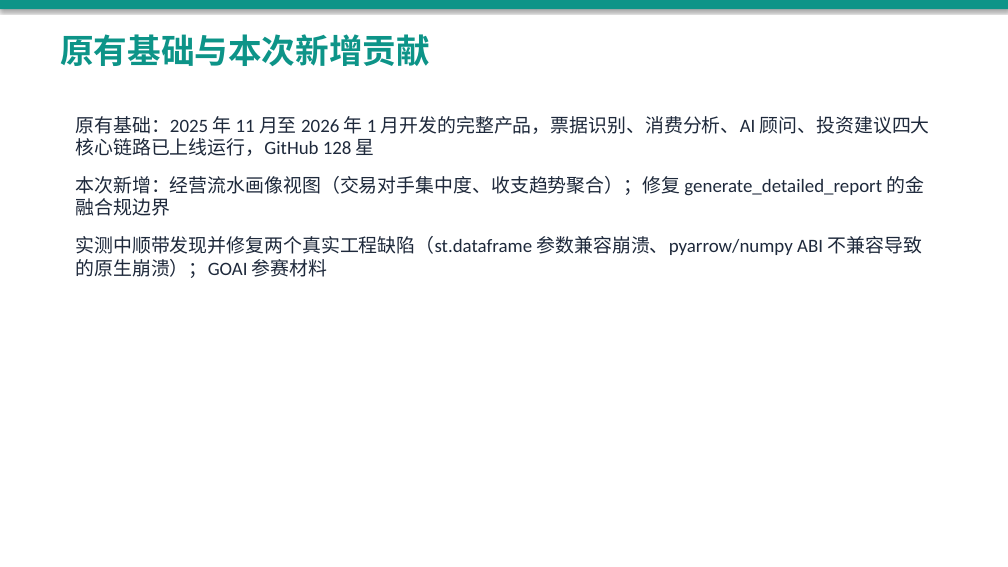
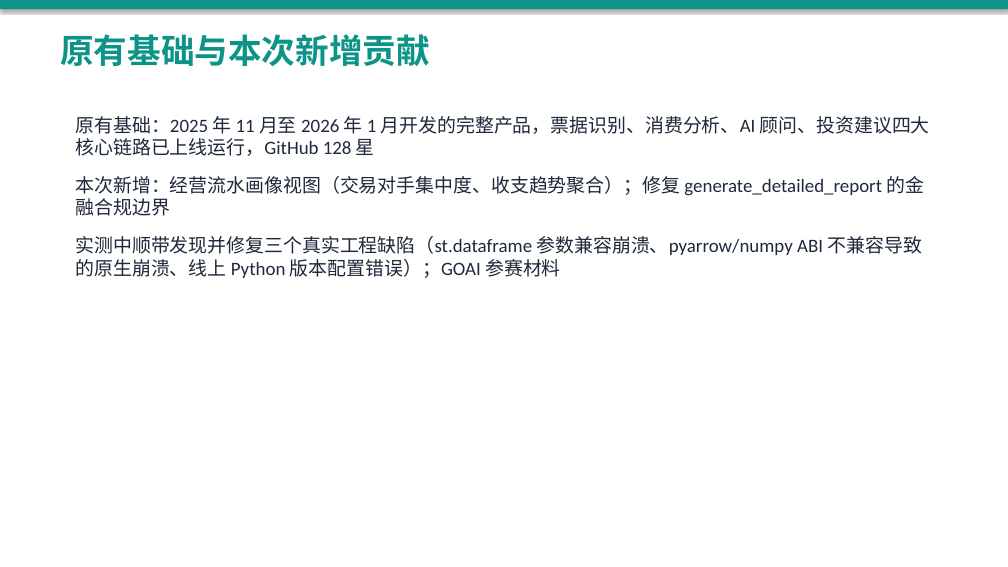
Before and after one commit to CrazyForks/WeFinance, a slide deck: slide 11 of hackathon/goai-2026-submission/WeFinance-GOAI2026-初赛PPT-v1.pptx. Drawn at 1008x567 pixels with LibreOffice and Linux fonts; fonts in the diff are those of the drawing. Boxes give left, top, right and bottom in pixels: in the first picture for what was removed or moved away, otherwise in the second. Text is boxed around its words. In the diff, an @@ line names an element or a change of style, - is before the commit and + after.

Commit message:
docs(goai): update submission materials with live deployment fix
Streamlit Cloud had its Python version pinned to 3.13 (project targets
3.10), which silently broke dependency resolution and crashed every
page. Fixed via the dashboard and reverified the full app, including
the new business profile view, now loads correctly in production.

A real end-to-end upload test against the live app surfaced a separate,
genuine issue: the configured API key is rejected by the provider
(403), matching an account-ban issue already on record for a sibling
project. Update all submission docs and the generated PPT to reflect
this accurately instead of the prior "local only" framing.

```diff
--- a/hackathon/goai-2026-submission/WeFinance-GOAI2026-初赛PPT-v1.pptx
+++ b/hackathon/goai-2026-submission/WeFinance-GOAI2026-初赛PPT-v1.pptx
@@ text at bbox=[75, 236, 922, 278]: text changed @@
-实测中顺带发现并修复两个真实工程缺陷（st.dataframe 参数兼容崩溃、pyarrow/numpy ABI 不兼容导致的原生崩溃）；GOAI 参赛材料
+实测中顺带发现并修复三个真实工程缺陷（st.dataframe 参数兼容崩溃、pyarrow/numpy ABI 不兼容导致的原生崩溃、线上 Python 版本配置错误）；GOAI 参赛材料
```
Also in this commit, not shown: 1 other slide changed, 5 other files.
